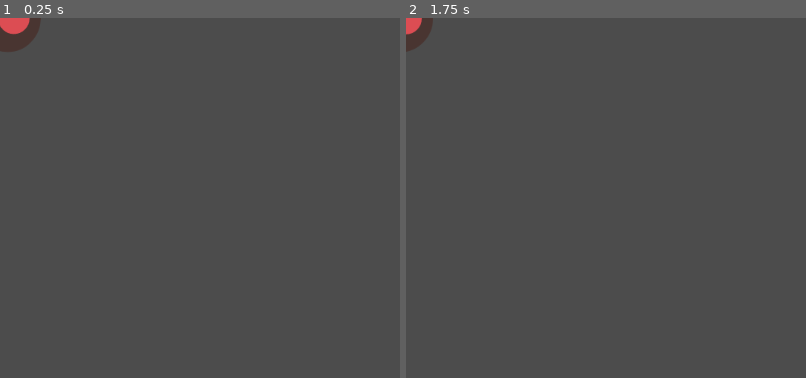
Above: before the commit, frames 1-2 (left to right).
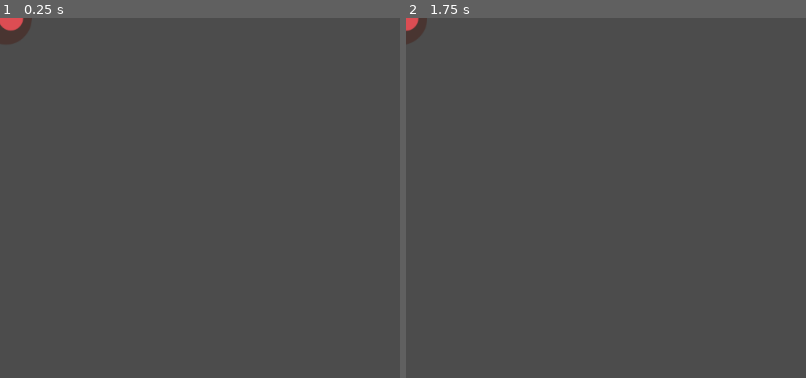
Above: after the commit, the same moments.

Repository: Aeroutak/godotpong
Game: Godot game, scene res://Scenes/Mob.tscn
Two runs of this game, one before a commit and one after it. Both use one fixed random seed, a clock stepped at 60 frames per second and the inputs below. After the commit the project has no main scene; this scene is started directly in both runs.
Inputs:
- Up to frame 1 (0.25 s): no input
- Up to frame 2 (1.75 s): hold Right (ui_right, bound only after the commit) 0.53-1.28 s; hold Shift (slowmove, bound only before the commit) 0.53-1.28 s; tap Enter at 1.25 s; hold Down (ui_down, bound only after the commit) from 1.28 s (still down); tap Shift (slowmove, bound only before the commit) at 1.35 s
The pictures show only the part of the screen within x 0-50%, y 0-50%; the shares and areas given below are measured in that part.
In our replay, the window is 480x720 before the commit and 800x468 after it. These sizes can differ from the game's own. Grey fills any space a smaller window leaves; there, only what the larger window draws over its background counts as a difference.

The runs differ from the first frame. In frame 1, 0.4% of the frame differs, in the area x 0-11%, y 0-10%; in frame 2, 0.2%.

Commit message:
Mob and sprites scripts

Diff:
--- a/asteroids/Scenes/Mob.tscn
+++ b/asteroids/Scenes/Mob.tscn
@@ -1,7 +1,7 @@
 [gd_scene load_steps=10 format=2]
 
 [ext_resource path="res://GFX/Sprites/enemyFlyingAlt_1.png" type="Texture" id=1]
-[ext_resource path="res://Scenes/Mob.gd" type="Script" id=2]
+[ext_resource path="res://Scripts/Mob.gd" type="Script" id=2]
 [ext_resource path="res://GFX/Sprites/enemyFlyingAlt_2.png" type="Texture" id=3]
 [ext_resource path="res://GFX/Sprites/enemyWalking_2.png" type="Texture" id=4]
 [ext_resource path="res://GFX/Sprites/enemySwimming_1.png" type="Texture" id=5]
--- a/asteroids/project.godot
+++ b/asteroids/project.godot
@@ -16,47 +16,7 @@
 [application]
 
 config/name="Asteroids"
-run/main_scene="res://Scenes/Game.tscn"
 config/icon="res://icon.png"
-
-[display]
-
-window/size/width=480
-window/size/height=720
-window/stretch/mode="2d"
-window/stretch/aspect="keep"
-
-[input]
-
-ui_left={
-"deadzone": 0.5,
-"events": [ Object(InputEventKey,"resource_local_to_scene":false,"resource_name":"","device":0,"alt":false,"shift":false,"control":false,"meta":false,"command":false,"pressed":false,"scancode":65,"unicode":0,"echo":false,"script":null)
-, Object(InputEventJoypadButton,"resource_local_to_scene":false,"resource_name":"","device":0,"button_index":14,"pressure":0.0,"pressed":false,"script":null)
- ]
-}
-ui_right={
-"deadzone": 0.5,
-"events": [ Object(InputEventKey,"resource_local_to_scene":false,"resource_name":"","device":0,"alt":false,"shift":false,"control":false,"meta":false,"command":false,"pressed":false,"scancode":68,"unicode":0,"echo":false,"script":null)
-, Object(InputEventJoypadButton,"resource_local_to_scene":false,"resource_name":"","device":0,"button_index":15,"pressure":0.0,"pressed":false,"script":null)
- ]
-}
-ui_up={
-"deadzone": 0.5,
-"events": [ Object(InputEventKey,"resource_local_to_scene":false,"resource_name":"","device":0,"alt":false,"shift":false,"control":false,"meta":false,"command":false,"pressed":false,"scancode":87,"unicode":0,"echo":false,"script":null)
-, Object(InputEventJoypadButton,"resource_local_to_scene":false,"resource_name":"","device":0,"button_index":12,"pressure":0.0,"pressed":false,"script":null)
- ]
-}
-ui_down={
-"deadzone": 0.5,
-"events": [ Object(InputEventKey,"resource_local_to_scene":false,"resource_name":"","device":0,"alt":false,"shift":false,"control":false,"meta":false,"command":false,"pressed":false,"scancode":83,"unicode":0,"echo":false,"script":null)
-, Object(InputEventJoypadButton,"resource_local_to_scene":false,"resource_name":"","device":0,"button_index":13,"pressure":0.0,"pressed":false,"script":null)
- ]
-}
-slowmove={
-"deadzone": 0.5,
-"events": [ Object(InputEventKey,"resource_local_to_scene":false,"resource_name":"","device":0,"alt":false,"shift":false,"control":false,"meta":false,"command":false,"pressed":false,"scancode":16777237,"unicode":0,"echo":false,"script":null)
- ]
-}
 
 [rendering]
 
Renamed: asteroids/Scenes/Mob.gd -> asteroids/Scripts/Mob.gd
